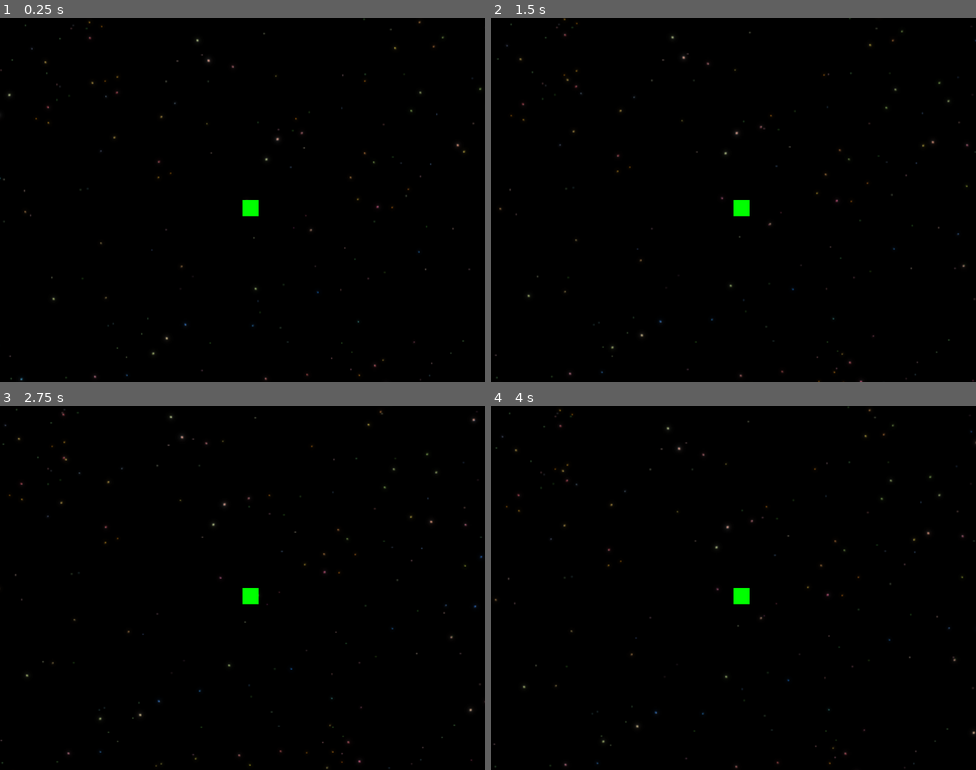
Above: before the commit, frames 1-4 (two rows, left to right).
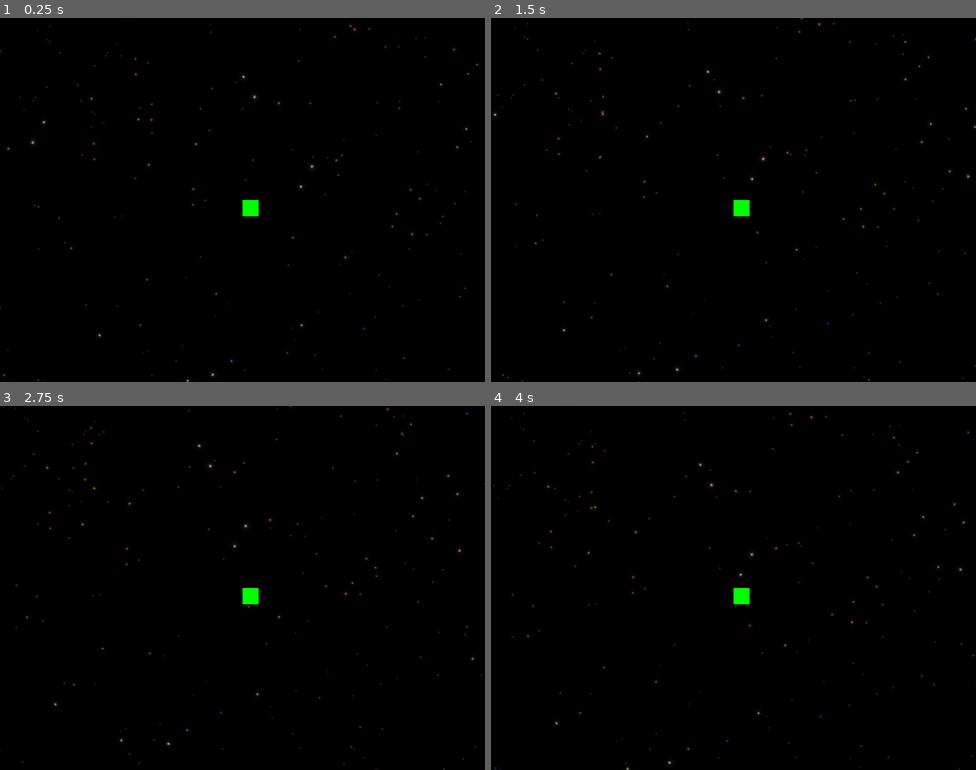
Above: after the commit, the same moments.

Repository: jaerrib/space-snake-survivor
Game: Godot game, scene res://scenes/level/level.tscn
The game is run twice, just before and just after one commit, with the same random seed, the same clock (stepped at 60 frames per second) and the same inputs. The project has no main scene, so this scene is started directly.
Inputs:
- Up to frame 1 (0.25 s): no input
- Up to frame 2 (1.5 s): hold D (right) 0.53-1.28 s; hold S (down) from 1.28 s (still down)
- Up to frame 3 (2.75 s): release S (down) at 2.03 s; hold D (right) from 2.03 s (still down)
- Up to frame 4 (4 s): release D (right) at 2.78 s; hold Up (up) 2.78-3.53 s; hold A (left) from 3.53 s (still down)

The runs differ from the first frame. In frame 1, 0.7% of the frame differs, in the area x 0-100%, y 0-100%; in frame 2, 0.7%; in frame 3, 0.7%; in frame 4, 0.7%.

Commit message:
Update scrolls speeds

Diff:
--- a/scenes/scrolling_background/scrolling_background.tscn
+++ b/scenes/scrolling_background/scrolling_background.tscn
@@ -11,21 +11,21 @@
 color = Color(0, 0, 0, 1)
 
 [node name="ParallaxLayer" type="ParallaxLayer" parent="."]
-motion_scale = Vector2(0.1, 0.1)
+motion_scale = Vector2(0.25, 0.25)
 motion_mirroring = Vector2(2560, 2560)
 
 [node name="Sprite2D" type="Sprite2D" parent="ParallaxLayer"]
 texture = ExtResource("1_asg85")
 
 [node name="ParallaxLayer2" type="ParallaxLayer" parent="."]
-motion_scale = Vector2(0.3, 0.3)
+motion_scale = Vector2(0.5, 0.5)
 motion_mirroring = Vector2(2560, 2560)
 
 [node name="Sprite2D" type="Sprite2D" parent="ParallaxLayer2"]
 texture = ExtResource("2_nlsme")
 
 [node name="ParallaxLayer3" type="ParallaxLayer" parent="."]
-motion_scale = Vector2(0.6, 0.6)
+motion_scale = Vector2(0.75, 0.75)
 motion_mirroring = Vector2(2560, 2560)
 
 [node name="Sprite2D" type="Sprite2D" parent="ParallaxLayer3"]
